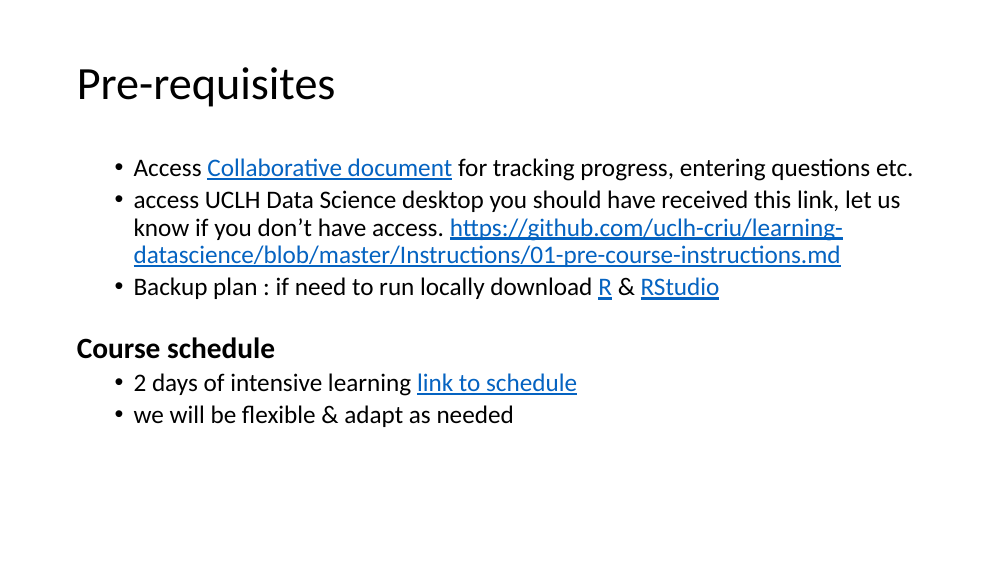
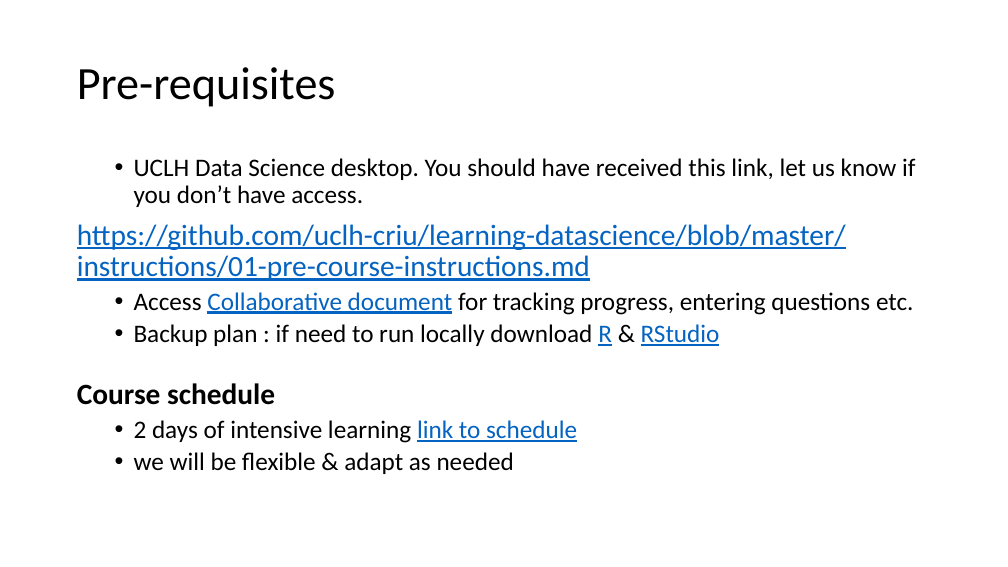
Before and after one commit to uclh-criu/learning-datascience, a slide deck: slide 6 of sessions/0-welcome.pptx (slide 5 before the commit). Drawn at 1008x567 pixels with LibreOffice and Linux fonts; fonts in the diff are those of the drawing. Boxes give left, top, right and bottom in pixels: in the first picture for what was removed or moved away, otherwise in the second. Text is boxed around its words. In the diff, an @@ line names an element or a change of style, - is before the commit and + after.

```diff
--- a/sessions/0-welcome.pptx
+++ b/sessions/0-welcome.pptx
@@ text at (77, 158, 915, 281): paragraphs added @@
+  • UCLH Data Science desktop. You should have received this link, let us know if you don’t have access.
+https://github.com/uclh-criu/learning-datascience/blob/master/instructions/01-pre-course-instructions.md
@@ text at (134, 190, 900, 267): paragraph removed @@
-  • access UCLH Data Science desktop you should have received this link, let us know if you don’t have access. https://github.com/uclh-criu/learning-datascience/blob/master/Instructions/01-pre-course-instructions.md
```
Also in this commit, not shown: 1 slide added, 16 other files.
